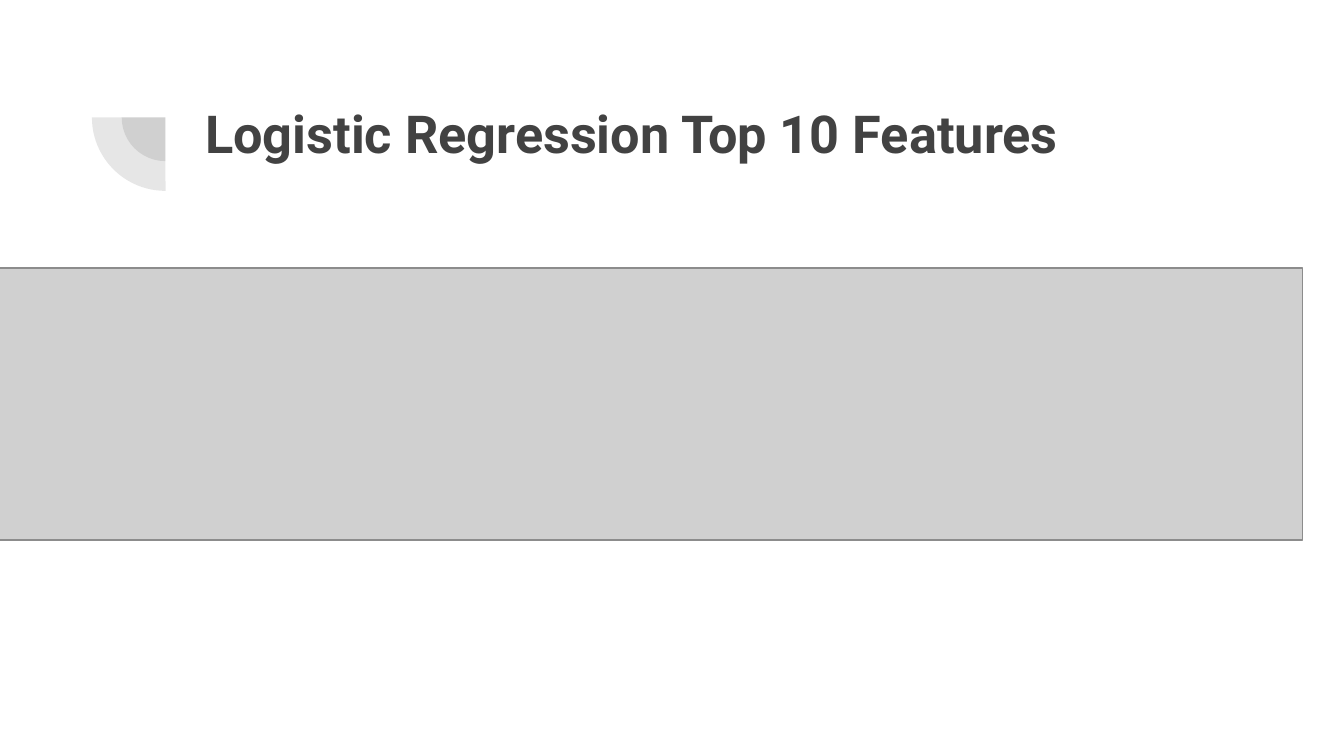
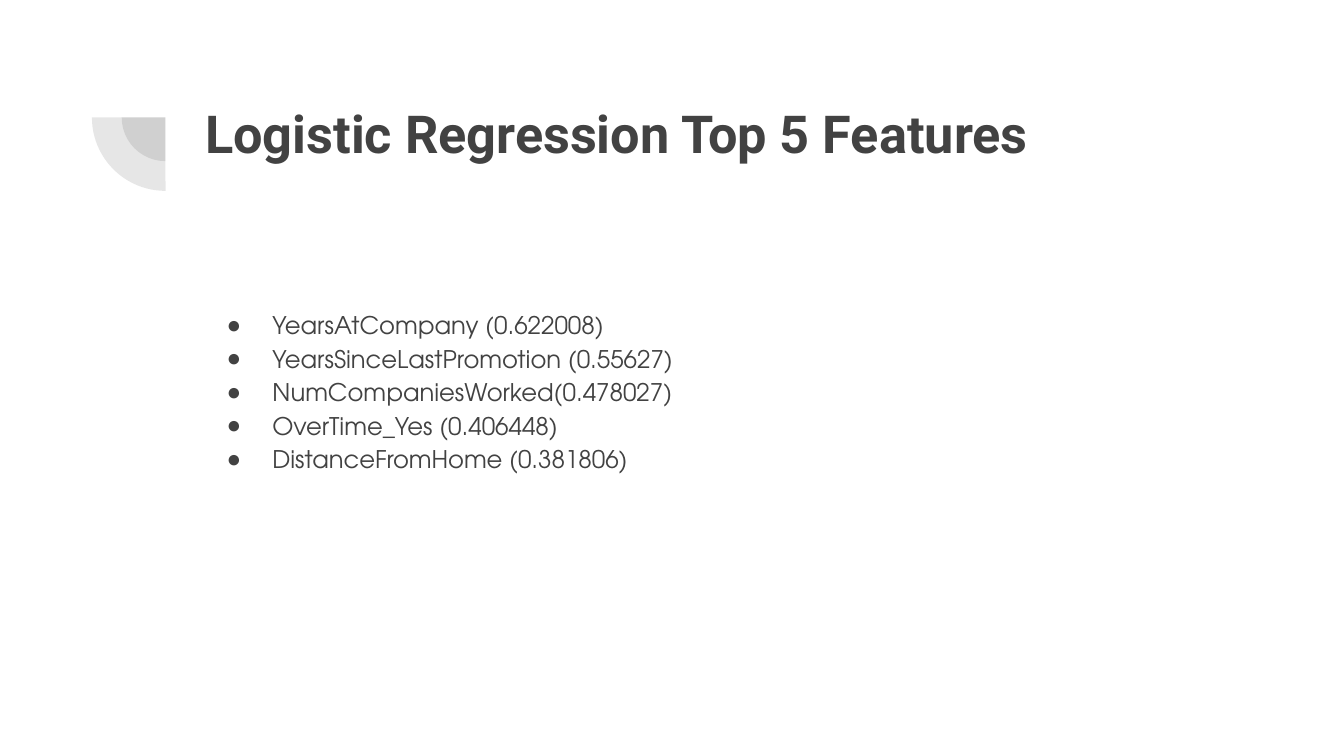
Before and after one commit to lykkelig/Group6_Final_Project, a slide deck: slide 14 of Presentation/Final Project Presentation.pptx. Drawn at 1344x756 pixels with LibreOffice and Linux fonts; fonts in the diff are those of the drawing; grey boxes stand for pictures. Boxes give left, top, right and bottom in pixels: in the first picture for what was removed or moved away, otherwise in the second. Text is boxed around its words. In the diff, an @@ line names an element or a change of style, - is before the commit and + after.

Commit message:
update powerpoint

```diff
--- a/Presentation/Final Project Presentation.pptx
+++ b/Presentation/Final Project Presentation.pptx
@@ title at (205,114,1028,164): text changed @@
-Logistic Regression Top 10 Features
+Logistic Regression Top 5 Features
@@ picture removed at (0,267,1302,539) @@
@@ text added at (272,315,673,473), 13 pt, text #424242 @@
+● YearsAtCompany (0.622008)
+● YearsSinceLastPromotion (0.55627)
+● NumCompaniesWorked(0.478027)
+● OverTime_Yes (0.406448)
+● DistanceFromHome (0.381806)
```
Also in this commit, not shown: 1 other slide changed.
